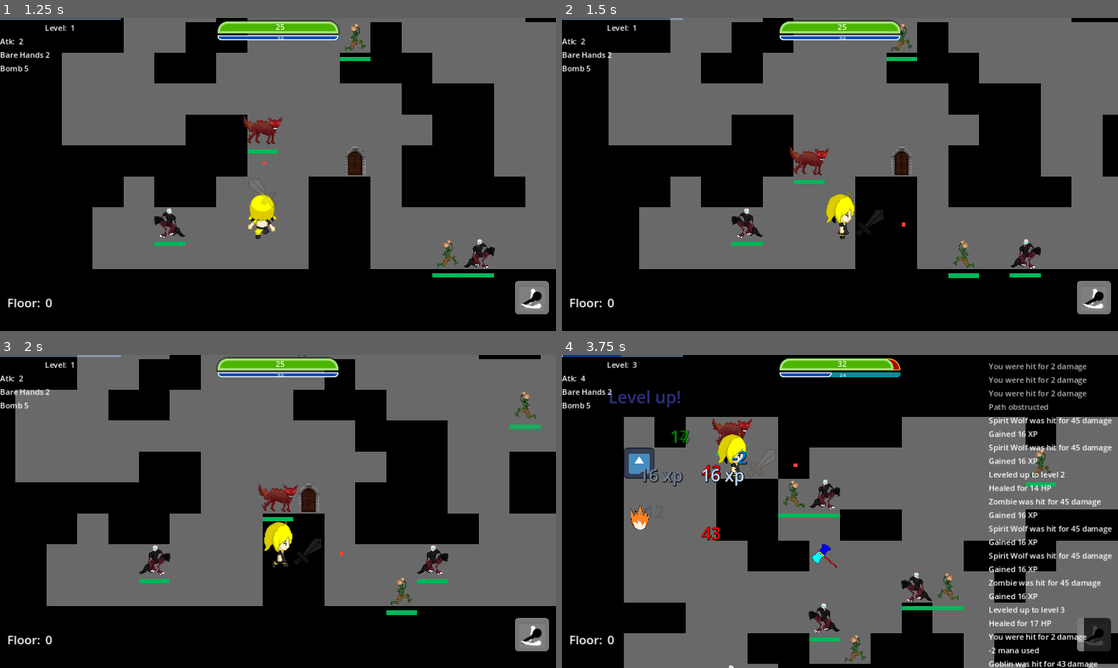
Above: before the commit, frames 1-4 (two rows, left to right).
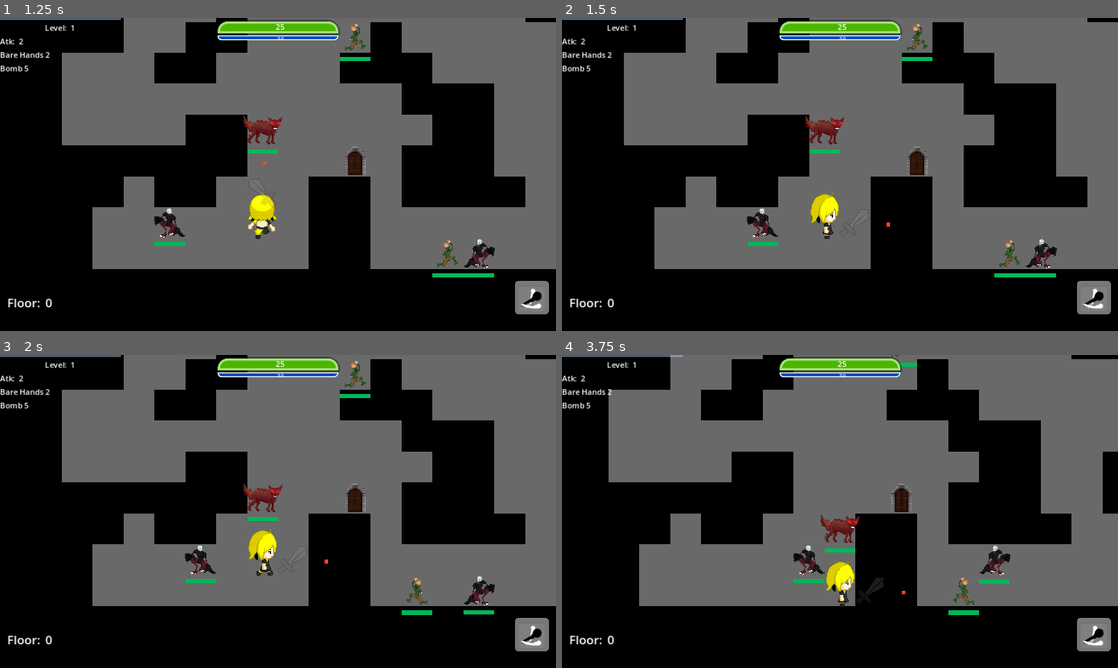
Above: after the commit, the same moments.

Repository: Where-is-my-input/Azenx-Tower
Game: Godot game, scene res://code/HUD/main_menu.tscn
Same seed, same stepped clock (60 frames per second), same inputs: the game is played once before the commit and once after it. The engine's default icon, where the game draws it, is replaced by a stand-in: a white triangle on a blue panel in a dark square.
Inputs:
- Up to frame 1 (1.25 s): click "Arcade Mode" at 0.5 s
- Up to frame 2 (1.5 s): hold D (right) from 1.28 s (still down); hold Z (attack) from 1.28 s (still down)
- Up to frame 3 (2 s): keep holding D (right); keep holding Z (attack); tap 1 (godMode) at 1.55 s
- Up to frame 4 (3.75 s): release D (right) at 2.03 s; release Z (attack) at 2.03 s; hold S (down) 2.03-2.78 s; tap 1 (godMode) at 2.1 s; tap Keypad 6 (spell) at 2.3 s; hold D (right) 2.78-3.53 s; hold Keypad 6 (spell) 2.78-3.53 s; tap X (teleport) at 3.05, 3.6 s; hold E (tpRangeUp) from 3.53 s (still down)

Frame 1 is identical in both runs. In frame 2, 13% of the frame differs, in the area x 8-100%, y 0-84%; in frame 3, 31%; in frame 4, 49%, in the area x 0-100%, y 0-100%.

Commit message:
Turns, enemy attack animation

Diff:
--- /dev/null
+++ b/code/HUD/credits.tscn
@@ -0,0 +1,76 @@
+[gd_scene format=3 uid="uid://dj2rhgvopkhu3"]
+
+[node name="credits" type="Control"]
+layout_mode = 3
+anchors_preset = 15
+anchor_right = 1.0
+anchor_bottom = 1.0
+grow_horizontal = 2
+grow_vertical = 2
+
+[node name="Panel" type="Panel" parent="."]
+layout_mode = 1
+anchors_preset = 15
+anchor_right = 1.0
+anchor_bottom = 1.0
+grow_horizontal = 2
+grow_vertical = 2
+
+[node name="wimi" type="Control" parent="."]
+anchors_preset = 0
+offset_right = 40.0
+offset_bottom = 40.0
+
+[node name="Label" type="Label" parent="wimi"]
+layout_mode = 0
+offset_left = 192.0
+offset_top = 192.0
+offset_right = 303.0
+offset_bottom = 241.0
+text = "Programming:
+Ikkisoad"
+horizontal_alignment = 1
+vertical_alignment = 1
+
+[node name="Label2" type="Label" parent="wimi"]
+layout_mode = 0
+offset_left = 214.0
+offset_top = 288.0
+offset_right = 279.0
+offset_bottom = 363.0
+text = "Sprites:
+Makaai
+Ikkisoad"
+horizontal_alignment = 1
+vertical_alignment = 1
+
+[node name="Label3" type="Label" parent="wimi"]
+layout_mode = 0
+offset_left = 184.0
+offset_top = 418.0
+offset_right = 303.0
+offset_bottom = 493.0
+text = "Play Testing:
+Arturcs
+Darrenvile"
+horizontal_alignment = 1
+
+[node name="Control" type="Control" parent="."]
+anchors_preset = 0
+offset_left = 768.0
+offset_top = 160.0
+offset_right = 808.0
+offset_bottom = 200.0
+
+[node name="OpenGameArt" type="Label" parent="Control"]
+layout_mode = 0
+offset_right = 40.0
+offset_bottom = 23.0
+text = "OpenGameArt"
+
+[node name="Label" type="Label" parent="Control"]
+layout_mode = 0
+offset_top = 32.0
+offset_right = 65.0
+offset_bottom = 55.0
+text = "aaaaaaa"
--- a/code/debug/debug.gd
+++ b/code/debug/debug.gd
@@ -1,4 +1,5 @@
 extends Node2D
+@onready var spawns: Node = $spawns
 
 @export var tile:Node2D
 const FLOOR_EXIT = preload("res://code/world/floor_exit.tscn")
@@ -100,7 +101,7 @@
 	if spawnedNode.get_child(0).is_in_group("Enemy"):
 		spawnedNode.get_child(0).level = Global.floor - sqrt(Global.floor) * 2 + 1
 		spawnedNode.get_child(0).levelScale()
-	add_child(spawnedNode)
+	spawns.add_child(spawnedNode)
 
 func forceSpawn():
 	if !playerSpawned:
@@ -110,3 +111,9 @@
 
 func nextTurn():
 	turn += 1
+	await get_tree().create_timer(0.01).timeout
+	for c in spawns.get_children():
+		if c != null && c.is_in_group("Enemy") && c.get_child(0) is CharacterBody2D:
+			c.get_child(0).playTurn()
+			if c.get_child(0).is_in_group("PlayTurn"): await get_tree().create_timer(0.2).timeout
+	Global.enemyTurn.emit()
--- a/code/debug/debug.tscn
+++ b/code/debug/debug.tscn
@@ -1,9 +1,10 @@
-[gd_scene load_steps=5 format=3 uid="uid://cgy72sd76ausa"]
+[gd_scene load_steps=6 format=3 uid="uid://cgy72sd76ausa"]
 
 [ext_resource type="Script" path="res://code/debug/debug.gd" id="1_4u1ay"]
 [ext_resource type="PackedScene" uid="uid://cfofqdy6jgjoe" path="res://code/HUD/in_game_hud.tscn" id="4_ece4y"]
 [ext_resource type="PackedScene" uid="uid://cas8oe8haj7rt" path="res://code/tile_set/autotile.tscn" id="4_rcvlu"]
 [ext_resource type="PackedScene" uid="uid://b0jo7arpgo78g" path="res://code/system/debugger.tscn" id="4_tuleo"]
+[ext_resource type="Script" path="res://code/debug/spawns.gd" id="5_vrrx8"]
 
 [node name="debug" type="Node2D" node_paths=PackedStringArray("tile")]
 process_mode = 1
@@ -15,3 +16,6 @@
 [node name="debugger" parent="." instance=ExtResource("4_tuleo")]
 
 [node name="in_game_HUD" parent="." instance=ExtResource("4_ece4y")]
+
+[node name="spawns" type="Node" parent="."]
+script = ExtResource("5_vrrx8")
--- /dev/null
+++ b/code/debug/spawns.gd
@@ -0,0 +1 @@
+extends Node
--- a/code/enemy/cb_enemy.gd
+++ b/code/enemy/cb_enemy.gd
@@ -27,7 +27,7 @@
 func _ready() -> void:
 	pb_hp.max_value = hp
 	pb_hp.value = hp
-	Global.connect("nextTurn", playTurn)
+	#Global.connect("nextTurn", playTurn)
 	pos = global_position
 	previousPosition = global_position
 	spr_enemy.visible = true
@@ -39,7 +39,7 @@
 	xp = xp + sqrt(xp) * 2
 
 func playTurn():
-	await get_tree().create_timer(0.07).timeout
+	#await get_tree().create_timer(0.07).timeout
 	if attackTurn:
 		attack()
 	else:
@@ -72,7 +72,17 @@
 			add_child(newSpell)
 			#newSpell.scale.x *= facing
 		else:
+			if target == null: return
 			target.getHit(atk)
+			match Vector2(evaluateCoordinate(target.global_position.x, global_position.x), evaluateCoordinate(target.global_position.y, global_position.y)):
+				Vector2(1,0):
+					animation_player.play("attack")
+				Vector2(-1,0):
+					animation_player.play("attackLeft")
+				Vector2(0,1):
+					animation_player.play("attackDown")
+				Vector2(0,-1):
+					animation_player.play("attackUp")
 
 func flip(v = -1):
 	spr_enemy.scale.x *= -1
--- a/code/enemy/enemy.tscn
+++ b/code/enemy/enemy.tscn
@@ -44,7 +44,19 @@
 "times": PackedFloat32Array(0),
 "transitions": PackedFloat32Array(1),
 "update": 1,
-"values": [false]
+"values": [true]
+}
+tracks/2/type = "value"
+tracks/2/imported = false
+tracks/2/enabled = true
+tracks/2/path = NodePath("cbEnemy/sprEnemy:position")
+tracks/2/interp = 1
+tracks/2/loop_wrap = true
+tracks/2/keys = {
+"times": PackedFloat32Array(0),
+"transitions": PackedFloat32Array(1),
+"update": 0,
+"values": [Vector2(0, 0)]
 }
 
 [sub_resource type="Animation" id="Animation_birvk"]
@@ -76,13 +88,177 @@
 "values": [false, true, false, true, false, true]
 }
 
+[sub_resource type="Animation" id="Animation_d7niy"]
+resource_name = "attack"
+length = 0.500003
+tracks/0/type = "value"
+tracks/0/imported = false
+tracks/0/enabled = true
+tracks/0/path = NodePath("cbEnemy/sprEnemy:position")
+tracks/0/interp = 1
+tracks/0/loop_wrap = true
+tracks/0/keys = {
+"times": PackedFloat32Array(0, 0.1, 0.5),
+"transitions": PackedFloat32Array(1, 1, 1),
+"update": 0,
+"values": [Vector2(0, 0), Vector2(64, 0), Vector2(0, 0)]
+}
+tracks/1/type = "value"
+tracks/1/imported = false
+tracks/1/enabled = true
+tracks/1/path = NodePath("cbEnemy/sprHit:visible")
+tracks/1/interp = 1
+tracks/1/loop_wrap = true
+tracks/1/keys = {
+"times": PackedFloat32Array(0),
+"transitions": PackedFloat32Array(1),
+"update": 1,
+"values": [false]
+}
+tracks/2/type = "value"
+tracks/2/imported = false
+tracks/2/enabled = true
+tracks/2/path = NodePath("cbEnemy/sprEnemy:visible")
+tracks/2/interp = 1
+tracks/2/loop_wrap = true
+tracks/2/keys = {
+"times": PackedFloat32Array(0),
+"transitions": PackedFloat32Array(1),
+"update": 1,
+"values": [true]
+}
+
+[sub_resource type="Animation" id="Animation_7dibr"]
+resource_name = "attackLeft"
+length = 0.500003
+tracks/0/type = "value"
+tracks/0/imported = false
+tracks/0/enabled = true
+tracks/0/path = NodePath("cbEnemy/sprEnemy:position")
+tracks/0/interp = 1
+tracks/0/loop_wrap = true
+tracks/0/keys = {
+"times": PackedFloat32Array(0, 0.1, 0.5),
+"transitions": PackedFloat32Array(1, 1, 1),
+"update": 0,
+"values": [Vector2(0, 0), Vector2(-64, 0), Vector2(0, 0)]
+}
+tracks/1/type = "value"
+tracks/1/imported = false
+tracks/1/enabled = true
+tracks/1/path = NodePath("cbEnemy/sprHit:visible")
+tracks/1/interp = 1
+tracks/1/loop_wrap = true
+tracks/1/keys = {
+"times": PackedFloat32Array(0),
+"transitions": PackedFloat32Array(1),
+"update": 1,
+"values": [false]
+}
+tracks/2/type = "value"
+tracks/2/imported = false
+tracks/2/enabled = true
+tracks/2/path = NodePath("cbEnemy/sprEnemy:visible")
+tracks/2/interp = 1
+tracks/2/loop_wrap = true
+tracks/2/keys = {
+"times": PackedFloat32Array(0),
+"transitions": PackedFloat32Array(1),
+"update": 1,
+"values": [true]
+}
+
+[sub_resource type="Animation" id="Animation_gkenj"]
+resource_name = "attackDown"
+length = 0.500003
+tracks/0/type = "value"
+tracks/0/imported = false
+tracks/0/enabled = true
+tracks/0/path = NodePath("cbEnemy/sprEnemy:position")
+tracks/0/interp = 1
+tracks/0/loop_wrap = true
+tracks/0/keys = {
+"times": PackedFloat32Array(0, 0.1, 0.5),
+"transitions": PackedFloat32Array(1, 1, 1),
+"update": 0,
+"values": [Vector2(0, 0), Vector2(0, 64), Vector2(0, 0)]
+}
+tracks/1/type = "value"
+tracks/1/imported = false
+tracks/1/enabled = true
+tracks/1/path = NodePath("cbEnemy/sprEnemy:visible")
+tracks/1/interp = 1
+tracks/1/loop_wrap = true
+tracks/1/keys = {
+"times": PackedFloat32Array(0),
+"transitions": PackedFloat32Array(1),
+"update": 1,
+"values": [true]
+}
+tracks/2/type = "value"
+tracks/2/imported = false
+tracks/2/enabled = true
+tracks/2/path = NodePath("cbEnemy/sprHit:visible")
+tracks/2/interp = 1
+tracks/2/loop_wrap = true
+tracks/2/keys = {
+"times": PackedFloat32Array(0),
+"transitions": PackedFloat32Array(1),
+"update": 1,
+"values": [false]
+}
+
+[sub_resource type="Animation" id="Animation_mmsbc"]
+resource_name = "attackUp"
+length = 0.500003
+tracks/0/type = "value"
+tracks/0/imported = false
+tracks/0/enabled = true
+tracks/0/path = NodePath("cbEnemy/sprEnemy:position")
+tracks/0/interp = 1
+tracks/0/loop_wrap = true
+tracks/0/keys = {
+"times": PackedFloat32Array(0, 0.1, 0.5),
+"transitions": PackedFloat32Array(1, 1, 1),
+"update": 0,
+"values": [Vector2(0, 0), Vector2(0, -64), Vector2(0, 0)]
+}
+tracks/1/type = "value"
+tracks/1/imported = false
+tracks/1/enabled = true
+tracks/1/path = NodePath("cbEnemy/sprEnemy:visible")
+tracks/1/interp = 1
+tracks/1/loop_wrap = true
+tracks/1/keys = {
+"times": PackedFloat32Array(0),
+"transitions": PackedFloat32Array(1),
+"update": 1,
+"values": [true]
+}
+tracks/2/type = "value"
+tracks/2/imported = false
+tracks/2/enabled = true
+tracks/2/path = NodePath("cbEnemy/sprHit:visible")
+tracks/2/interp = 1
+tracks/2/loop_wrap = true
+tracks/2/keys = {
+"times": PackedFloat32Array(0),
+"transitions": PackedFloat32Array(1),
+"update": 1,
+"values": [false]
+}
+
 [sub_resource type="AnimationLibrary" id="AnimationLibrary_4764v"]
 _data = {
 "RESET": SubResource("Animation_eewp8"),
+"attack": SubResource("Animation_d7niy"),
+"attackDown": SubResource("Animation_gkenj"),
+"attackLeft": SubResource("Animation_7dibr"),
+"attackUp": SubResource("Animation_mmsbc"),
 "getHit": SubResource("Animation_birvk")
 }
 
-[node name="enemy" type="Node2D"]
+[node name="enemy" type="Node2D" groups=["Enemy"]]
 
 [node name="cbEnemy" type="CharacterBody2D" parent="." groups=["Enemy"]]
 script = ExtResource("1_bw6ft")
@@ -94,7 +270,6 @@
 debug_color = Color(6.73831e-07, 0.643642, 0.296235, 0.42)
 
 [node name="sprEnemy" type="Sprite2D" parent="cbEnemy"]
-visible = false
 scale = Vector2(-0.032, 0.032)
 texture = ExtResource("1_uk7ib")
 
--- a/code/enemy/zombie.tscn
+++ b/code/enemy/zombie.tscn
@@ -8,13 +8,20 @@
 
 [sub_resource type="RectangleShape2D" id="RectangleShape2D_8q6yc"]
 resource_local_to_scene = true
-size = Vector2(96, 96)
+size = Vector2(32, 96)
+
+[sub_resource type="RectangleShape2D" id="RectangleShape2D_gv1fc"]
+size = Vector2(96, 32)
 
 [sub_resource type="RectangleShape2D" id="RectangleShape2D_5t8sw"]
 resource_local_to_scene = true
 size = Vector2(320, 320)
 
 [node name="zombie" instance=ExtResource("1_8gkno")]
+
+[node name="cbEnemy" parent="." index="0"]
+hp = 20
+atk = 3
 
 [node name="CollisionShape2D" parent="cbEnemy" index="0"]
 shape = SubResource("RectangleShape2D_ry1wh")
@@ -25,5 +32,8 @@
 [node name="CollisionShape2D" parent="cbEnemy/attack" index="0"]
 shape = SubResource("RectangleShape2D_8q6yc")
 
+[node name="CollisionShape2D2" type="CollisionShape2D" parent="cbEnemy/attack" index="1"]
+shape = SubResource("RectangleShape2D_gv1fc")
+
 [node name="CollisionShape2D" parent="cbEnemy/detectPlayer" index="0"]
 shape = SubResource("RectangleShape2D_5t8sw")
--- a/code/player/cb_2_player.gd
+++ b/code/player/cb_2_player.gd
@@ -48,6 +48,7 @@
 	Global.updateHUD.emit(self)
 	Global.connect("nextTurn", nextTurn)
 	Global.connect("limitCamera", limitCamera)
+	Global.connect("enemyTurn", startTurn)
 	Global.updateHUDLevel.emit(self)
 	Global.updateHUDxp.emit(self)
 	if testOutsideBoundaries():
@@ -58,6 +59,9 @@
 	camera_2d.limit_right = limitRight
 	camera_2d.limit_top = limitTop
 	camera_2d.limit_bottom = limitBottom
+
+func startTurn():
+	blockMovement = false
 
 func nextTurn():
 	teleportCooldown -= 1
@@ -99,6 +103,7 @@
 				#move_and_slide()
 			if global_position != previousPosition:
 				global_position = previousPosition
+				blockMovement = false
 				if move_and_slide():
 					global_position = Vector2(32, 32)
 	else:
@@ -110,6 +115,7 @@
 		#if direction != Vector2(0,0): weapon.global_position = (direction * Vector2(64, 64)) + global_position
 		#if direction != Vector2(0,0) && !tmr_movement_cooldown.is_stopped(): Global.nextTurn.emit()
 	if snapped(pos, Vector2(1,1)) != snapped(global_position, Vector2(1,1)):
+		blockMovement = true
 		Global.nextTurn.emit()
 		#move = false
 		pos = global_position
@@ -138,10 +144,11 @@
 
 func _input(event: InputEvent) -> void:
 	if event.is_action_pressed("attack") && tmr_movement_cooldown.is_stopped() && !blockMovement:
+		blockMovement = true
 		weapon.attack()
 		asp_attack.play()
 		tmr_movement_cooldown.start(0.15)
-	elif event.is_action_pressed("teleport"):
+	elif event.is_action_pressed("teleport") && !blockMovement:
 		if testOutsideBoundaries():
 			global_position = Vector2(32, 32)
 		var manaRequired:int = (maxMana * 0.05) * (teleportRange - 1)
@@ -151,8 +158,10 @@
 			if move_and_slide() || testOutsideBoundaries():
 				Global.manaLog.emit("Path obstructed")
 				global_position = previousPosition
+				blockMovement = false
 			else:
 				Global.teleported.emit()
+				blockMovement = true
 				teleportCooldown = 5
 				useMana(manaRequired)
 				teleportRange = 2
@@ -190,7 +199,7 @@
 			teleportRange -= 1
 
 func spellFinished():
-	blockMovement = false
+	#blockMovement = false
 	Global.nextTurn.emit()
 
 #func _on_tmr_movement_timeout() -> void:
@@ -267,3 +276,13 @@
 	weapon = w
 	add_child(weapon)
 	Global.updateHUDResources.emit(self)
+
+
+func _on_turn_area_body_entered(body: Node2D) -> void:
+	if body.is_in_group("Enemy"):
+		body.add_to_group("PlayTurn")
+
+
+func _on_turn_area_body_exited(body: Node2D) -> void:
+	if body.is_in_group("Enemy"):
+		body.remove_from_group("PlayTurn")
--- a/code/player/player.tscn
+++ b/code/player/player.tscn
@@ -145,6 +145,9 @@
 streams_count = 2
 stream_0/stream = ExtResource("11_7bdwq")
 stream_1/stream = ExtResource("12_gug40")
+
+[sub_resource type="RectangleShape2D" id="RectangleShape2D_0f2af"]
+size = Vector2(1152, 640)
 
 [sub_resource type="Animation" id="Animation_ry3nu"]
 length = 0.001
@@ -251,6 +254,14 @@
 stream = SubResource("AudioStreamRandomizer_if18m")
 bus = &"sfx"
 
+[node name="turnArea" type="Area2D" parent="cb2Player"]
+
+[node name="CollisionShape2D" type="CollisionShape2D" parent="cb2Player/turnArea"]
+shape = SubResource("RectangleShape2D_0f2af")
+debug_color = Color(0.534602, 0.561303, 0.496997, 0.42)
+
+[node name="AudioListener2D" type="AudioListener2D" parent="cb2Player"]
+
 [node name="tmrMovement" type="Timer" parent="."]
 one_shot = true
 
@@ -258,3 +269,6 @@
 libraries = {
 "": SubResource("AnimationLibrary_dcpmh")
 }
+
+[connection signal="body_entered" from="cb2Player/turnArea" to="cb2Player" method="_on_turn_area_body_entered"]
+[connection signal="body_exited" from="cb2Player/turnArea" to="cb2Player" method="_on_turn_area_body_exited"]
--- a/code/spell/bomb.gd
+++ b/code/spell/bomb.gd
@@ -16,7 +16,7 @@
 
 func _ready() -> void:
 	Global.connect("nextTurn", turnEnd)
-	damage = damage * finished
+	damage = damage
 	parent = get_parent()
 	var pParent = get_parent().get_parent()
 	parent.spellFinished()
--- a/code/system/global.gd
+++ b/code/system/global.gd
@@ -3,6 +3,7 @@
 const ASP_GLOBAL = preload("res://code/system/asp_global.tscn")
 
 signal nextTurn
+signal enemyTurn
 signal floorGenerated
 signal spawnPlayer
 signal spawnEnemy
--- a/project.godot
+++ b/project.godot
@@ -29,6 +29,7 @@
 
 Enemy=""
 Player=""
+PlayTurn=""
 
 [input]
 
Not shown: 1 places in code/enemy/enemy.tscn that only renumber resources
Not shown: 1 places in code/enemy/zombie.tscn that only renumber resources
Not shown: 1 places in code/player/player.tscn that only renumber resources
